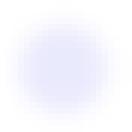
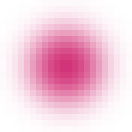
Layers edited between the first and the second w=132, h=132 image:
removed layer "Pasted Layer" (was 62%) over [0, 0, 132, 132]
showed "Background", painted on it over [0, 0, 132, 132]
